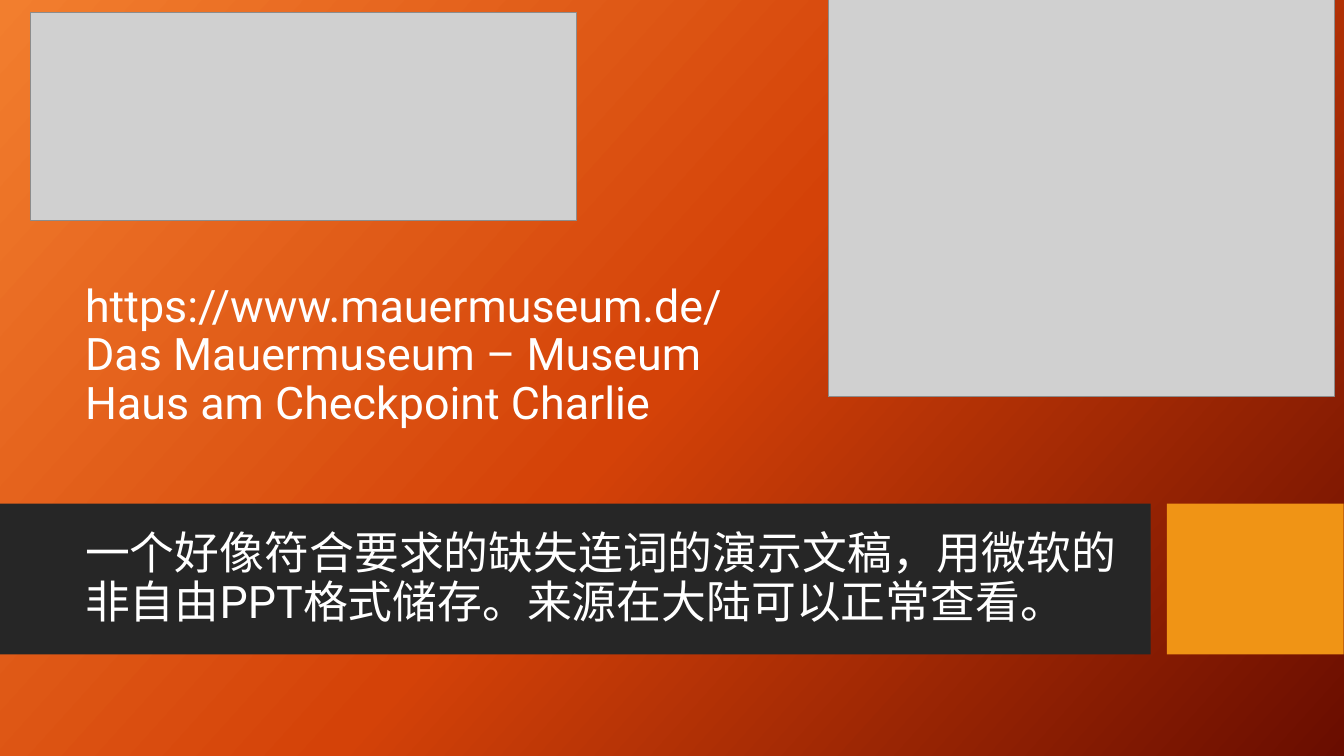
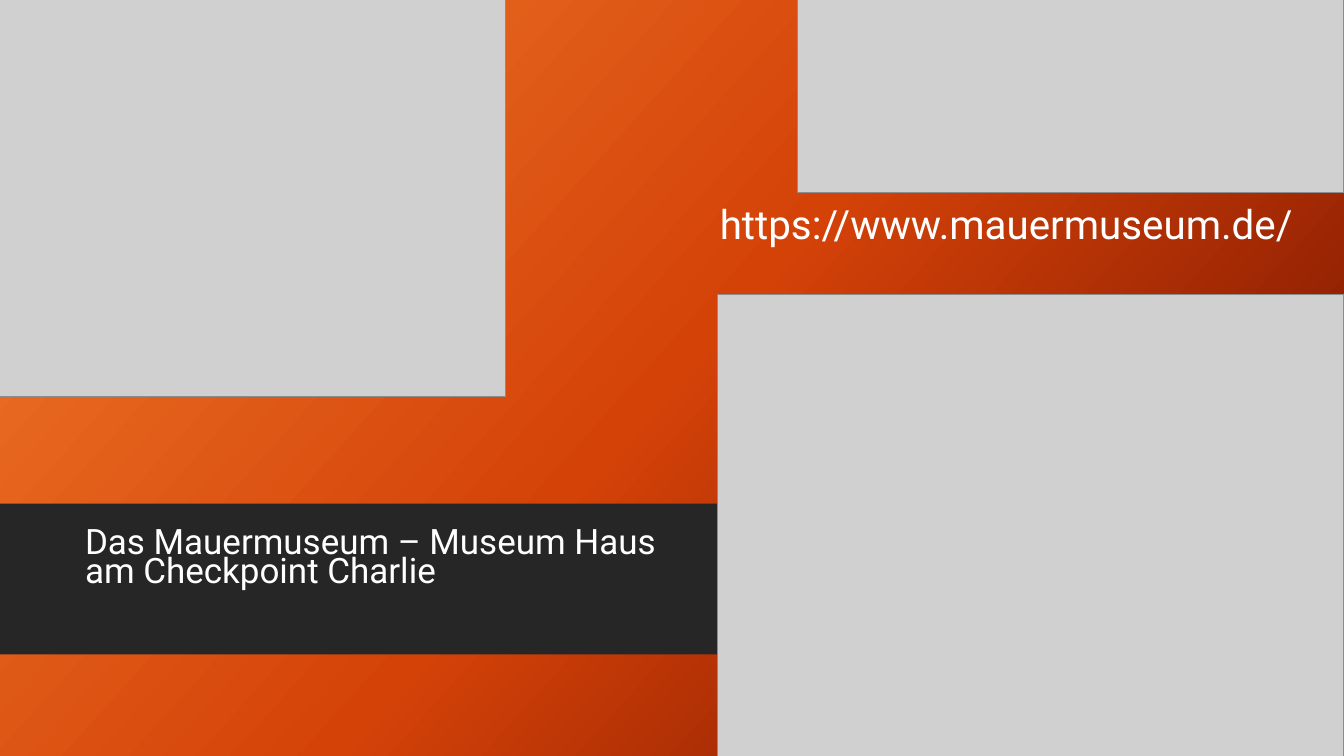
Before and after one commit to zaoqi-unsafe/sssssssss, a slide deck: slide 1 of DDR.pptx. Drawn at 1344x756 pixels with LibreOffice and Linux fonts; fonts in the diff are those of the drawing; grey boxes stand for pictures; background and template pictures are left out. Boxes give left, top, right and bottom in pixels: in the first picture for what was removed or moved away, otherwise in the second. Text is boxed around its words. In the diff, an @@ line names an element or a change of style, - is before the commit and + after.

```diff
--- a/DDR.pptx
+++ b/DDR.pptx
@@ picture: place and size @@
-picture at [829, 0, 1335, 397]
+picture at [0, 0, 506, 397]
@@ picture: place and size @@
-picture at [31, 12, 578, 220]
+picture at [798, 0, 1344, 193]
@@ title at [720, 208, 1293, 248]: text changed; size 32 to 28.8 pt @@
-https://www.mauermuseum.de/
-Das Mauermuseum – Museum Haus am Checkpoint Charlie
+https://www.mauermuseum.de/
@@ picture added at [718, 294, 1344, 756] @@
@@ text at [85, 529, 655, 590]: text changed; size 32 to 25 pt @@
-一个好像符合要求的缺失连词的演示文稿，用微软的非自由PPT格式储存。来源在大陆可以正常查看。
+Das Mauermuseum – Museum Haus am Checkpoint Charlie
```
Also in this commit, not shown: 1 other slide changed, 1 other file.
